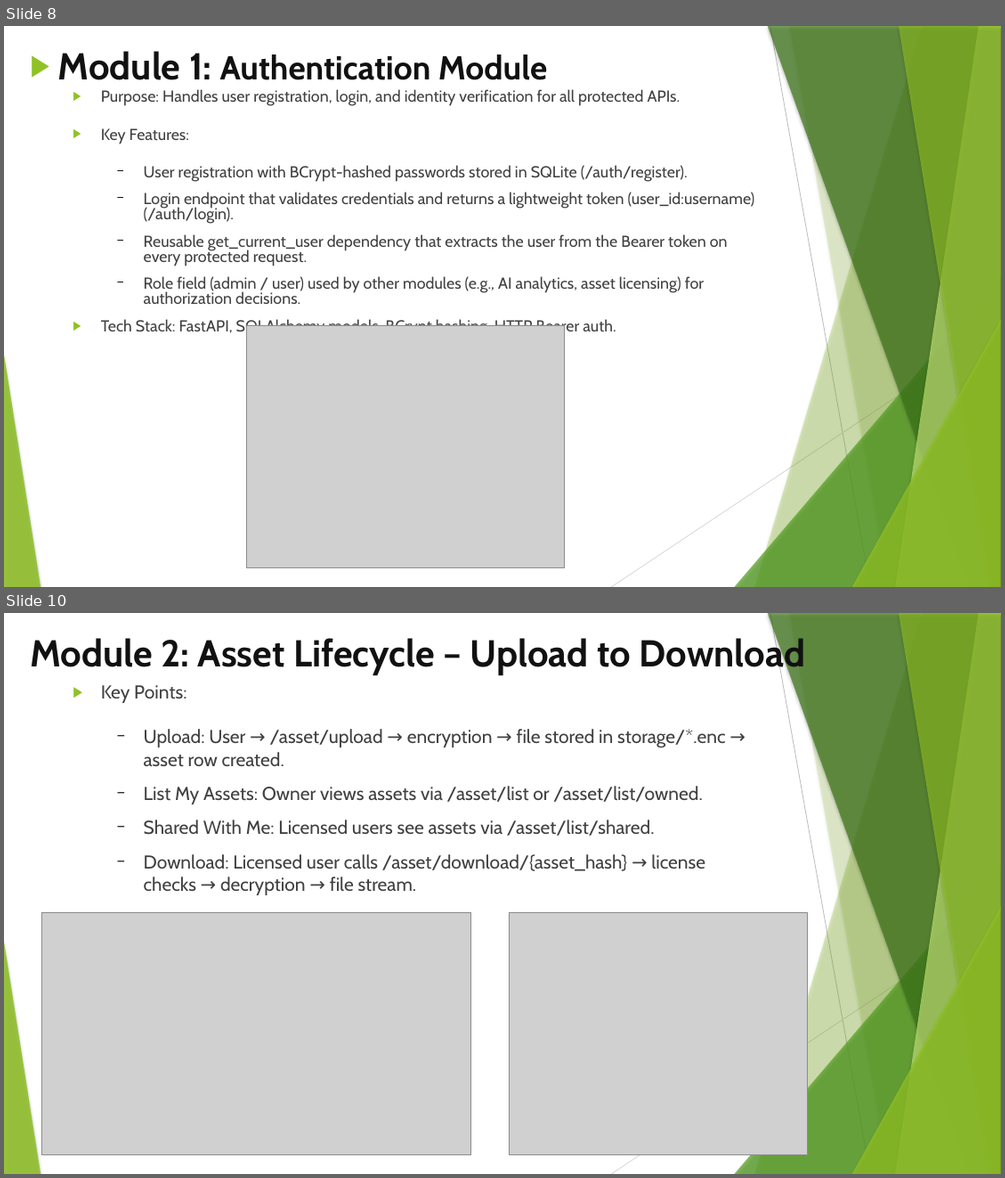
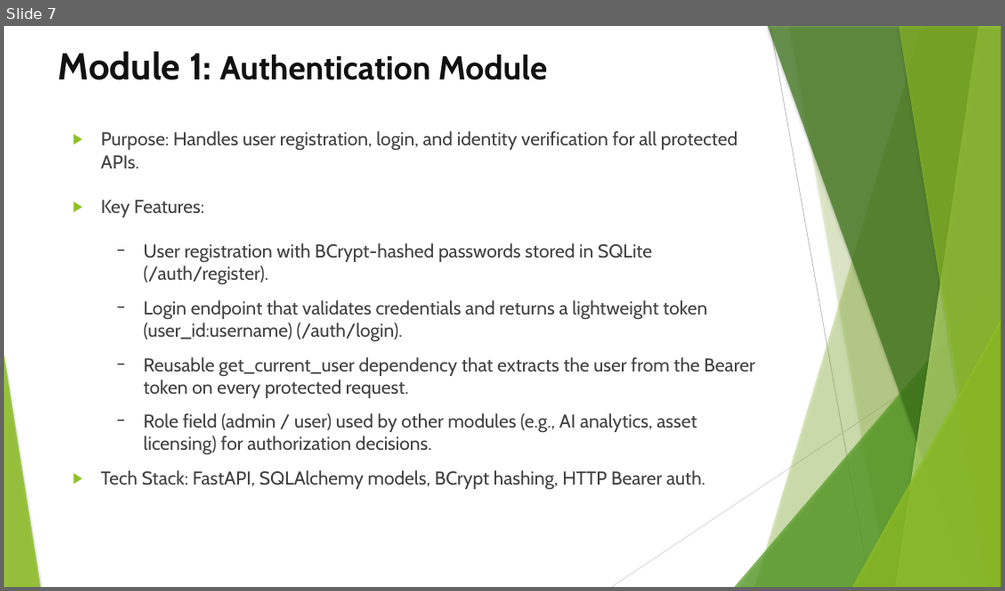
Before and after one commit to SridharanThangaraji/smartdrm-x, a slide deck: Team-2.pptx. Shown one above the other, each under a label of ours: slides 8 and 10 before the commit, slide 7 after it; the slides between them are not shown. The pictures are 1005x1178 and 1005x591 pixels, drawn with LibreOffice and Linux fonts; fonts in the diff are those of the drawing; grey boxes stand for pictures. Boxes give left, top, right and bottom in pixels: in the first picture for what was removed or moved away, otherwise in the second. Text is boxed around its words. In the diff, an @@ line names an element or a change of style, - is before the commit and + after.

```diff
--- a/Team-2.pptx
+++ b/Team-2.pptx
@@ slide 10 removed at (4, 613, 1001, 1174), background #FFFFFF; not listed: 10 template elements that a slide beside it also shows @@
@@ title removed at (30, 635, 805, 675) @@
-Module 2: Asset Lifecycle – Upload to Download
@@ text removed at (101, 685, 725, 895) @@
-▶ Key Points:
-  − Upload: User → /asset/upload → encryption → file stored in storage/*.enc → asset row created.
-  − List My Assets: Owner views assets via /asset/list or /asset/list/owned.
-  − Shared With Me: Licensed users see assets via /asset/list/shared.
-  − Download: Licensed user calls /asset/download/{asset_hash} → license checks → decryption → file stream.
@@ picture removed at (41, 912, 471, 1155) @@
@@ picture removed at (509, 912, 808, 1155) @@
@@ what was slide 8 is now slide 7 @@
@@ slide 7 changed as well @@
@@ title "Module 1: Authentication Module" at (58, 51, 547, 80): bullet ▶ to none @@
@@ text "Purpose: Handles user registration, login, ...": place and size @@
-text "Purpose: Handles user registration, login, ..." at (101, 89, 755, 336)
+text "Purpose: Handles user registration, login, ..." at (101, 131, 754, 489)
@@ text "Purpose: Handles user registration, login, ..." at (101, 131, 754, 489): size 15.3 to 18 pt; line spacing 0.8 to 1 @@
@@ picture removed at (246, 325, 565, 568) @@
```
Also in this commit, not shown: 8 other slides changed, 7 slides added, 5 other slides removed, 1 other file.
